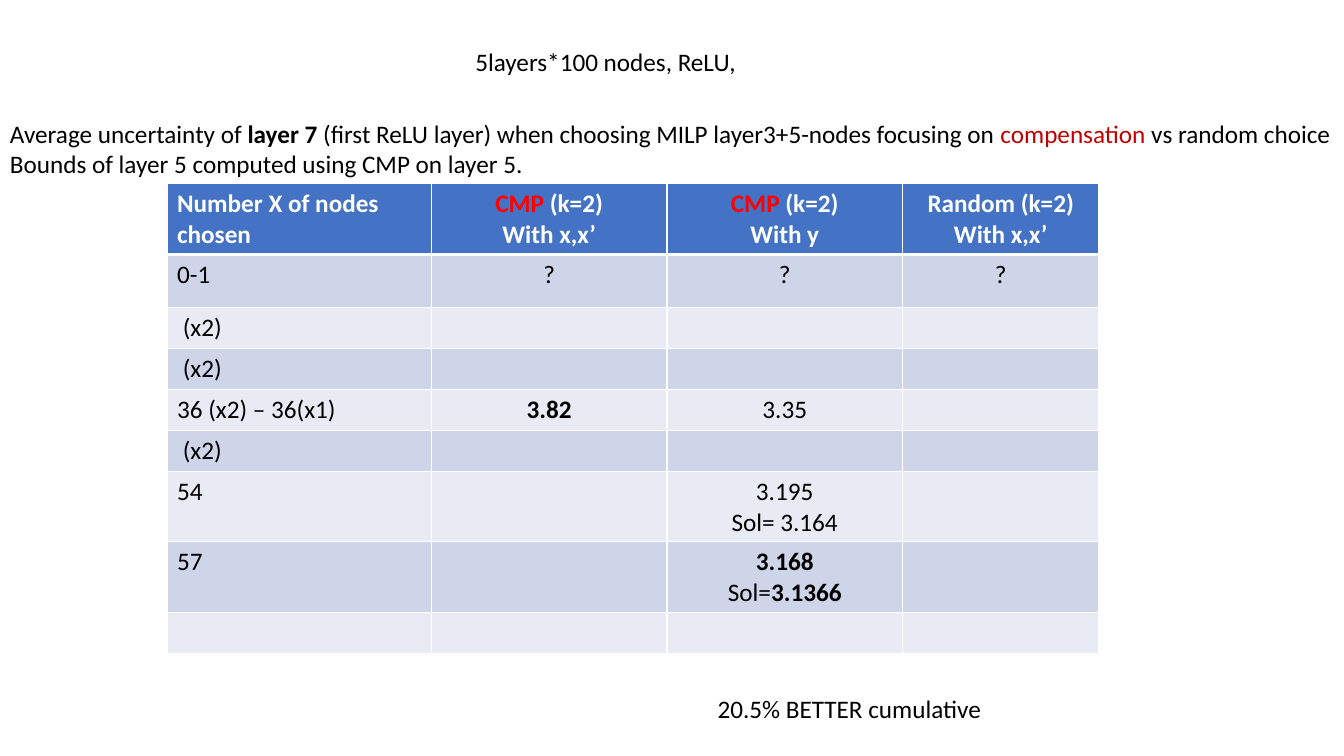
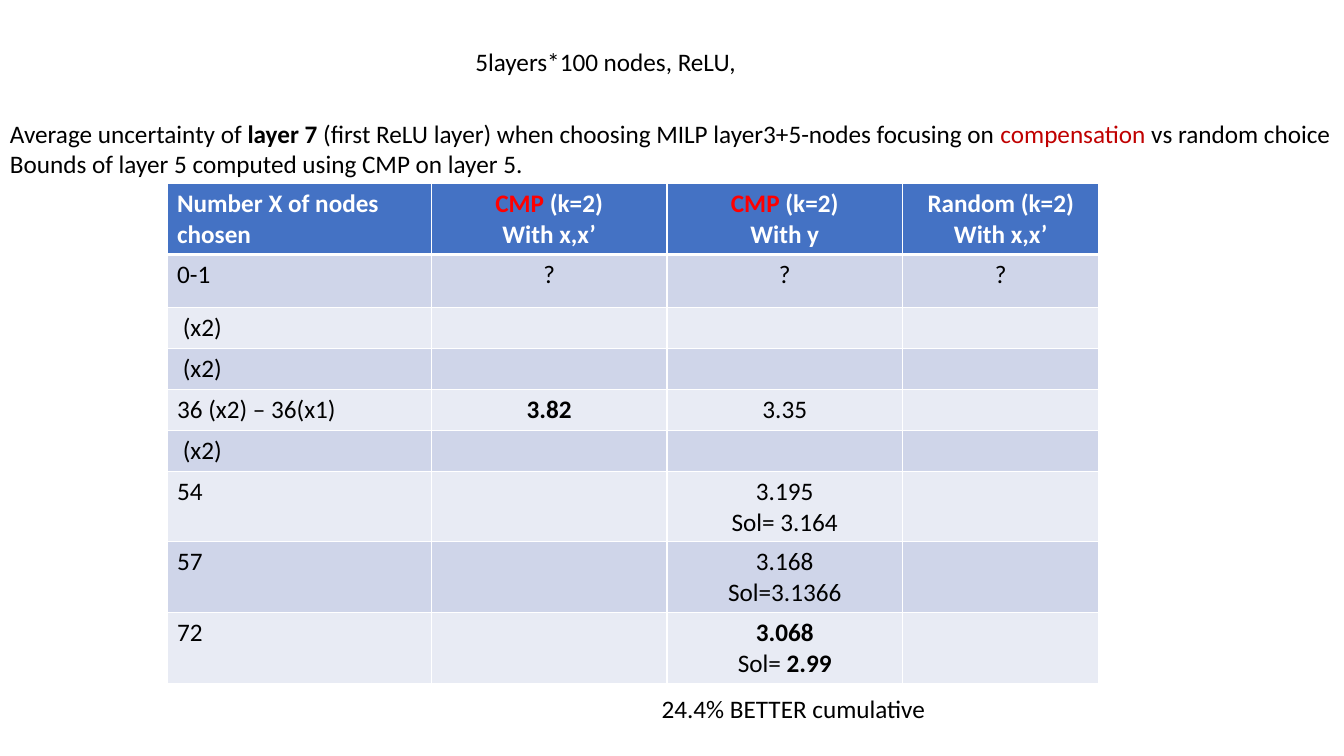
Before and after one commit to blaisegenest/vericompensate, a slide deck: slide 15 of lipschitz/Liptscitz.pptx. Drawn at 1344x756 pixels with LibreOffice and Linux fonts; fonts in the diff are those of the drawing. Boxes give left, top, right and bottom in pixels: in the first picture for what was removed or moved away, otherwise in the second. Text is boxed around its words. In the diff, an @@ line names an element or a change of style, - is before the commit and + after.

Commit message:
ppt

```diff
--- a/lipschitz/Liptscitz.pptx
+++ b/lipschitz/Liptscitz.pptx
@@ table at (x1=167, y1=184, x2=1100, y2=683) @@
-row 9, column 1: 
+row 9, column 1: 72
-row 9, column 3: 
+row 9, column 3: 3.068 / Sol= 2.99
@@ bold off in "3.168", "Sol=3.1366" @@
@@ text at (x1=662, y1=700, x2=925, y2=719): text changed @@
-20.5% BETTER cumulative
+24.4% BETTER cumulative
```
Also in this commit, not shown: 7 other slides changed.
